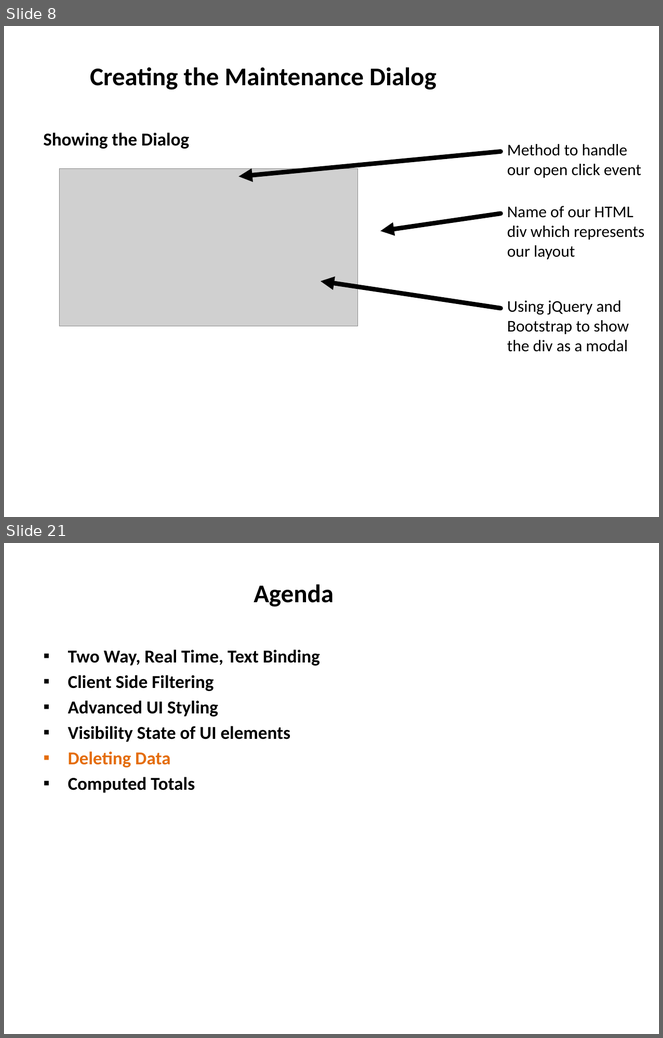
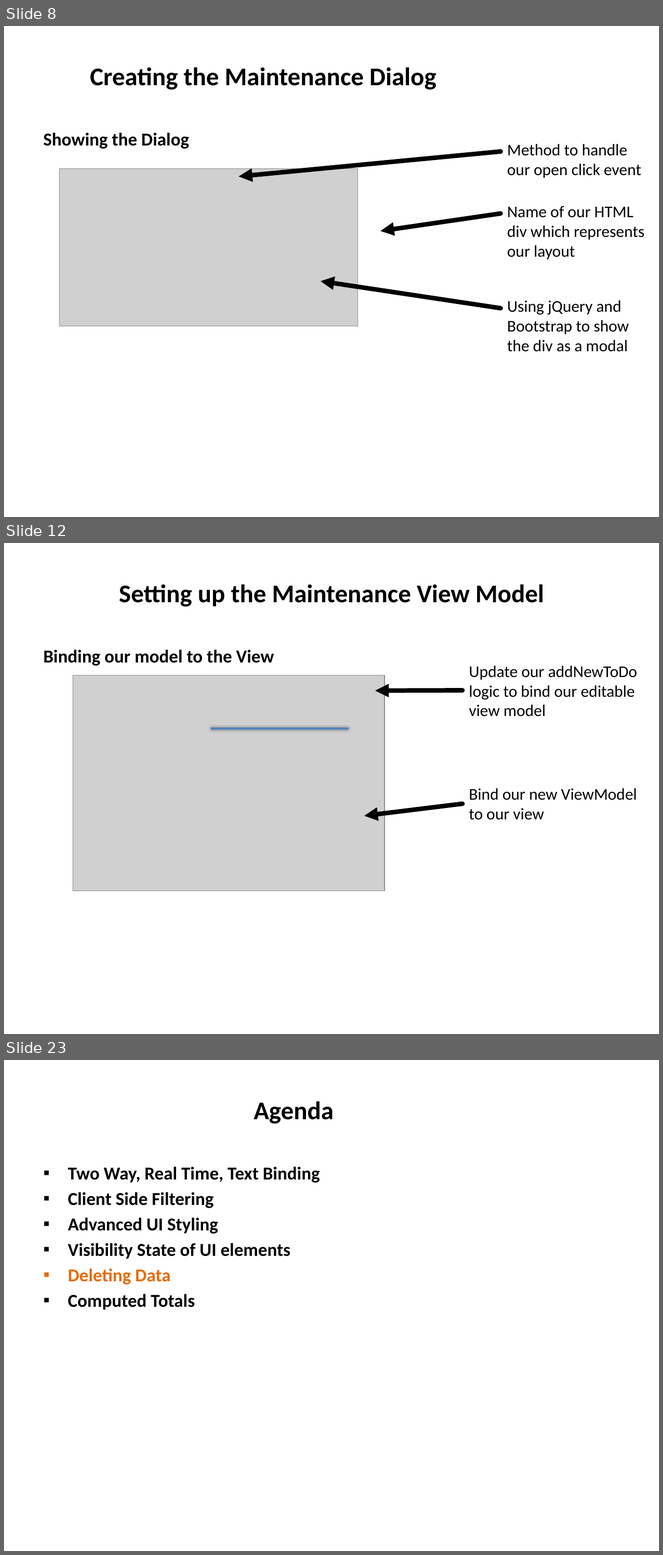
Before and after one commit to derikwhittaker/Pluarsight.XamlToHtml, a slide deck: Modules/04.TaskEditScreen.InitialSetup/04.TaskEditScreen.InitialSetup.pptx. Shown one above the other, each under a label of ours: slides 8 and 21 before the commit, slides 8, 12 and 23 after it; the slides between them are not shown. The pictures are 663x1038 and 663x1555 pixels, drawn with LibreOffice and Linux fonts; fonts in the diff are those of the drawing; grey boxes stand for pictures. Boxes give left, top, right and bottom in pixels: in the first picture for what was removed or moved away, otherwise in the second. Text is boxed around its words. In the diff, an @@ line names an element or a change of style, - is before the commit and + after.

```diff
--- a/Modules/04.TaskEditScreen.InitialSetup/04.TaskEditScreen.InitialSetup.pptx
+++ b/Modules/04.TaskEditScreen.InitialSetup/04.TaskEditScreen.InitialSetup.pptx
@@ slide 12 added at (4,543,659,1034), background #FFFFFF @@
@@ title added at (119,584,544,607), 28 pt, text #000000, bold @@
+Setting up the Maintenance View Model
@@ text added at (44,650,274,666), 20 pt, text #000000, bold @@
+Binding our model to the View
@@ text added at (469,666,638,717), 18 pt, text #000000 @@
+Update our addNewToDo
+logic to bind our editable
+view model
@@ picture added at (73,676,385,891) @@
@@ arrow added from (463, 691) to (375, 691), #000000 5 pt @@
@@ line added from (211, 729) to (348, 729), #4F81BD 2 pt @@
@@ text added at (469,788,637,820), 18 pt, text #000000 @@
+Bind our new ViewModel
+to our view
@@ arrow added from (463, 804) to (364, 816), #000000 5 pt @@
@@ what was slide 21 is now slide 23 @@
```
Also in this commit, not shown: 2 slides changed, 9 other slides added, 8 slides removed, 20 other files.
